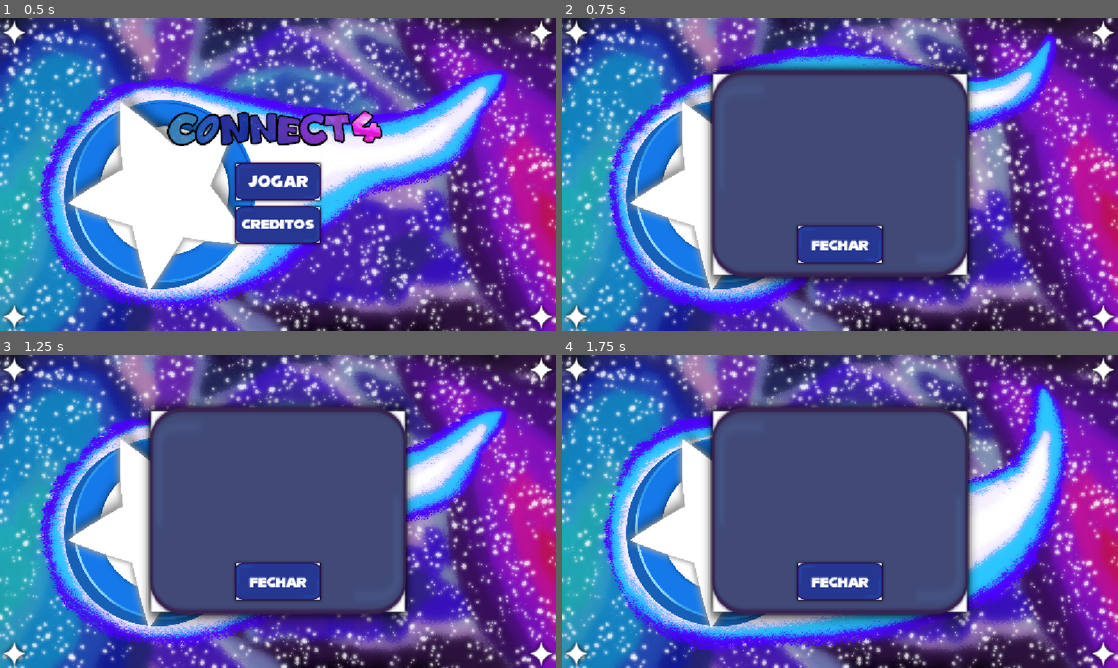
Above: before the commit, frames 1-4 (two rows, left to right).
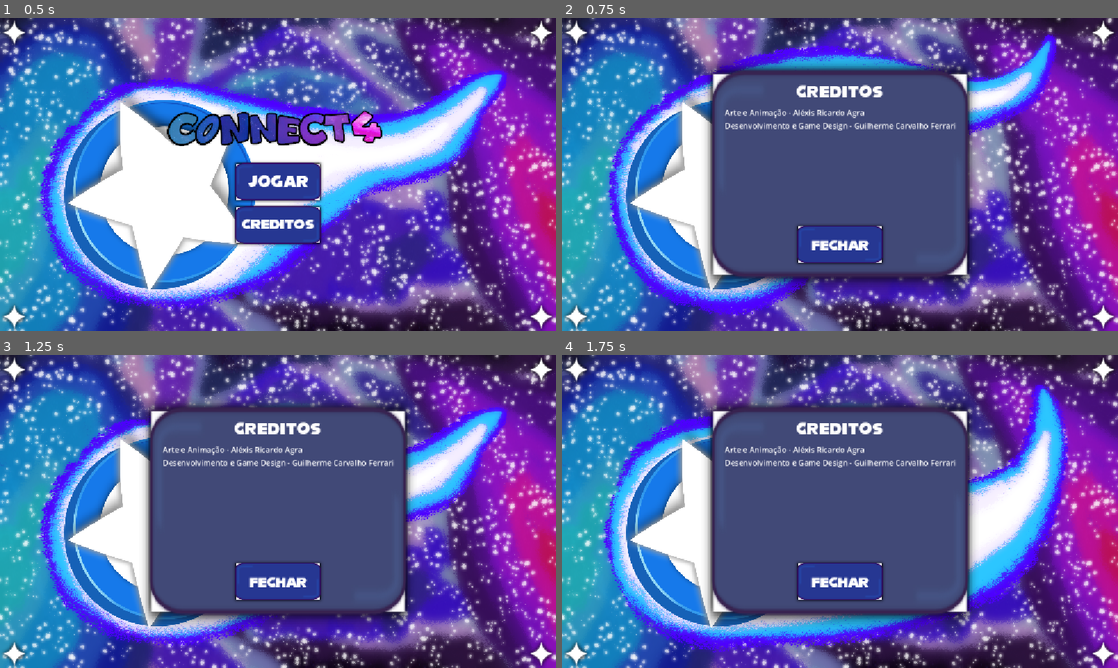
Above: after the commit, the same moments.

Repository: Guilherme-C-Ferrari/Connect-4
Game: Godot game, scene res://Cenas/menu_inicial.tscn
Two runs of this game, one before a commit and one after it. Both use one fixed random seed, a clock stepped at 60 frames per second and the inputs below.
Inputs:
- Up to frame 1 (0.5 s): no input
- Up to frame 2 (0.75 s): click "Creditos" at 0.5 s
- Up to frame 3 (1.25 s): no input
- Up to frame 4 (1.75 s): click "Jogar" at 1.25 s

Frame 1 is identical in both runs. In frame 2, 1.2% of the frame differs, in the area x 29-71%, y 21-36%; in frame 3, 1.2%; in frame 4, 1.2%.

Commit message:
Itens na tela de créditos

Diff:
--- a/Cenas/menu_inicial.tscn
+++ b/Cenas/menu_inicial.tscn
@@ -225,6 +225,47 @@
 horizontal_alignment = 1
 vertical_alignment = 1
 
+[node name="MarginContainer1" type="MarginContainer" parent="PanelDeCreditosContainer/PanelContainer/NinePatchRect" unique_id=1031663268]
+layout_mode = 1
+anchors_preset = 5
+anchor_left = 0.5
+anchor_right = 0.5
+offset_left = -147.5
+offset_right = 147.5
+offset_bottom = 40.0
+grow_horizontal = 2
+theme_override_constants/margin_top = 65
+
+[node name="Label" type="Label" parent="PanelDeCreditosContainer/PanelContainer/NinePatchRect/MarginContainer1" unique_id=1752916068]
+layout_mode = 2
+theme_override_fonts/font = ExtResource("7_06ruf")
+theme_override_font_sizes/font_size = 30
+text = "Creditos"
+horizontal_alignment = 1
+vertical_alignment = 1
+
+[node name="MarginContainer2" type="MarginContainer" parent="PanelDeCreditosContainer/PanelContainer/NinePatchRect" unique_id=1741152786]
+layout_mode = 1
+anchors_preset = 5
+anchor_left = 0.5
+anchor_right = 0.5
+offset_left = -147.5
+offset_right = 147.5
+offset_bottom = 40.0
+grow_horizontal = 2
+theme_override_constants/margin_top = 110
+
+[node name="VBoxContainer" type="VBoxContainer" parent="PanelDeCreditosContainer/PanelContainer/NinePatchRect/MarginContainer2" unique_id=833417160]
+layout_mode = 2
+
+[node name="Label" type="Label" parent="PanelDeCreditosContainer/PanelContainer/NinePatchRect/MarginContainer2/VBoxContainer" unique_id=848841412]
+layout_mode = 2
+text = "Arte e Animação - Aléxis Ricardo Agra"
+
+[node name="Label2" type="Label" parent="PanelDeCreditosContainer/PanelContainer/NinePatchRect/MarginContainer2/VBoxContainer" unique_id=123675171]
+layout_mode = 2
+text = "Desenvolvimento e Game Design - Guilherme Carvalho Ferrari"
+
 [connection signal="pressed" from="ContainerTituloEBotoes/VBoxContainer/Jogar" to="." method="_on_jogar_pressed"]
 [connection signal="pressed" from="ContainerTituloEBotoes/VBoxContainer/Creditos" to="." method="_on_creditos_pressed"]
 [connection signal="pressed" from="PanelDeCreditosContainer/PanelContainer/NinePatchRect/MarginContainer/TextureButton" to="." method="_on_fechar_pressed"]
